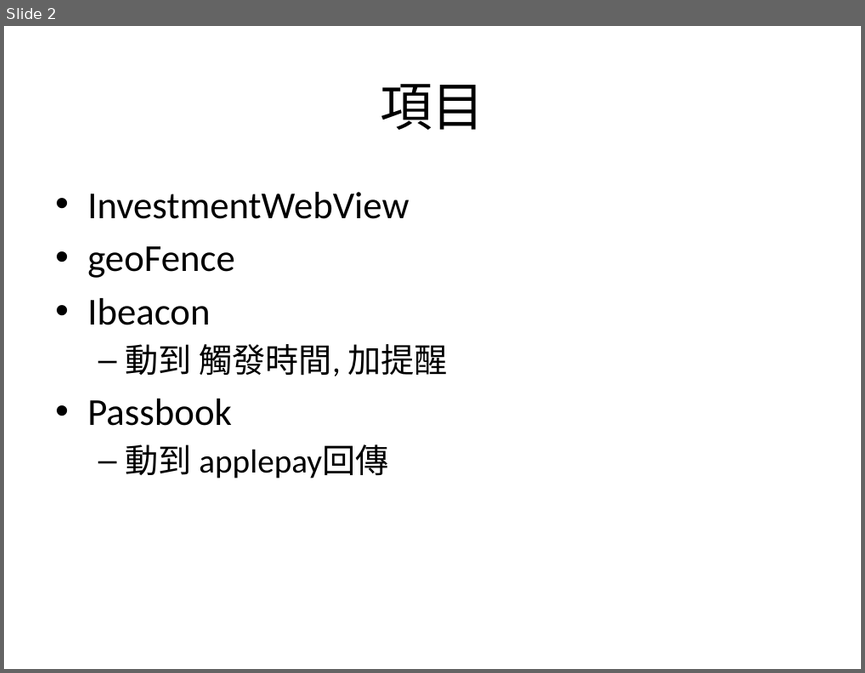
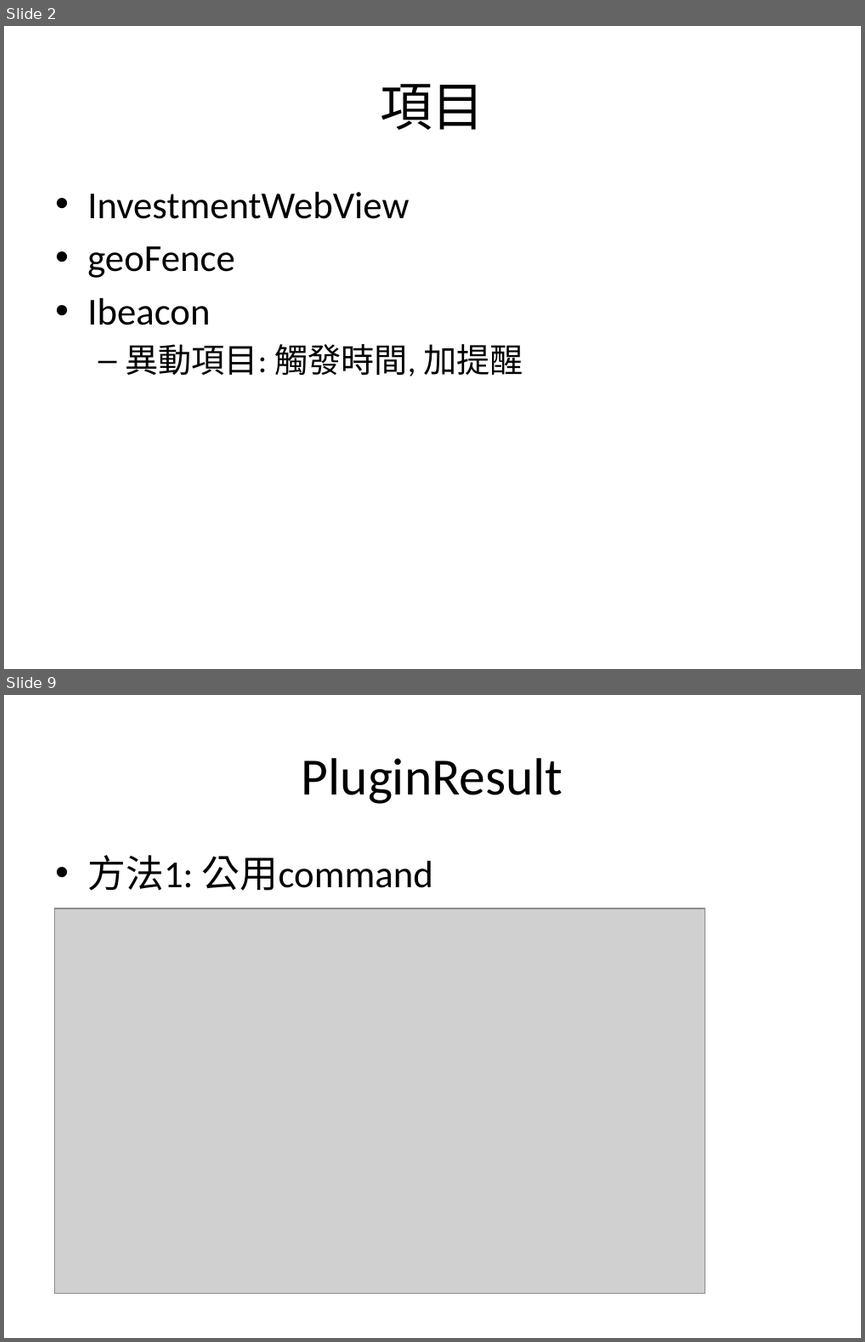
Before and after one commit to kodakjerec/myWebView, a slide deck: sequence/SCMobile負責項目.pptx. Shown one above the other, each under a label of ours: slide 2 before the commit, slides 2 and 9 after it; the slides between them are not shown. The pictures are 865x673 and 865x1342 pixels, drawn with LibreOffice and Linux fonts; fonts in the diff are those of the drawing; grey boxes stand for pictures. Boxes give left, top, right and bottom in pixels: in the first picture for what was removed or moved away, otherwise in the second. Text is boxed around its words. In the diff, an @@ line names an element or a change of style, - is before the commit and + after.

```diff
--- a/sequence/SCMobile負責項目.pptx
+++ b/sequence/SCMobile負責項目.pptx
@@ slide 9 added at (x1=4, y1=695, x2=861, y2=1338), background #FFFFFF @@
@@ title added at (x1=302, y1=758, x2=563, y2=804), 44 pt, text #000000 @@
+PluginResult
@@ text added at (x1=87, y1=855, x2=433, y2=891), 32 pt, text #000000 @@
+• 方法1: 公用command
@@ picture added at (x1=54, y1=908, x2=705, y2=1293) @@
@@ slide 2 changed as well @@
@@ text at (x1=125, y1=344, x2=522, y2=376): text changed @@
-  – 動到 觸發時間, 加提醒
-• Passbook
-  – 動到 applepay回傳
+  – 異動項目: 觸發時間, 加提醒
```
Also in this commit, not shown: 4 other slides changed, 15 other slides added, 1 slide removed, 11 other files.
